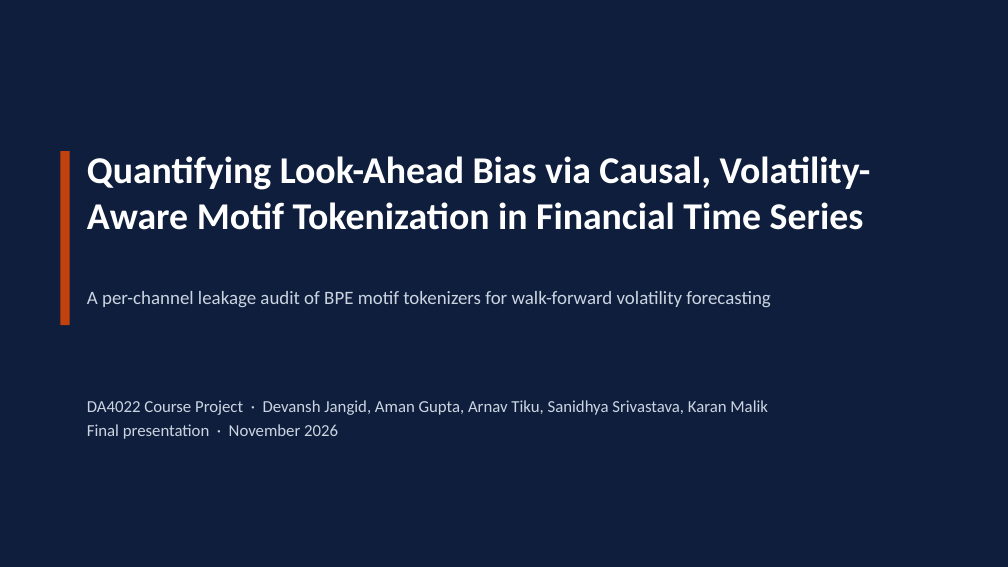
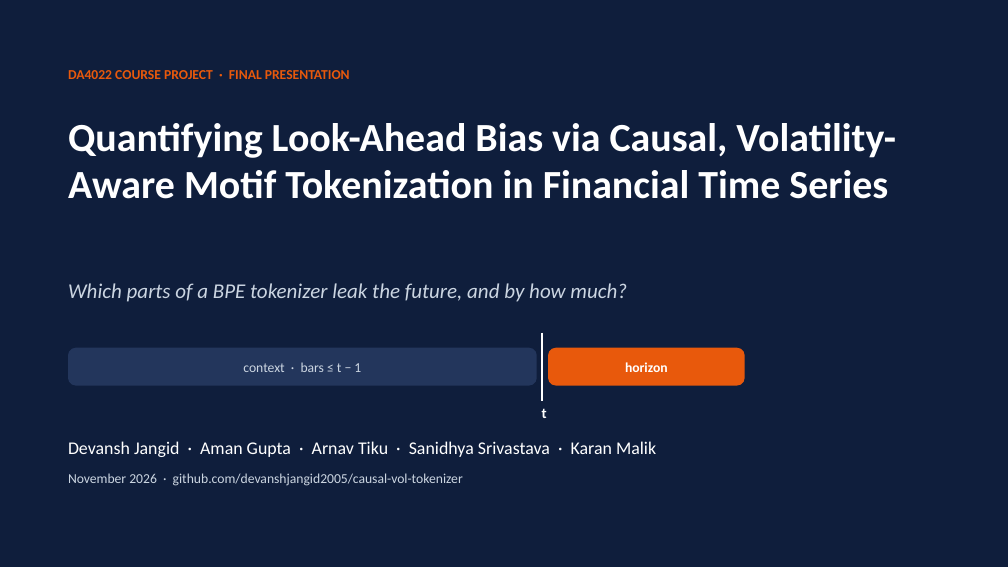
Before and after one commit to devanshjangid2005/causal-vol-tokenizer, a slide deck: slide 1 of presentation/final_presentation.pptx. Drawn at 1008x567 pixels with LibreOffice and Linux fonts; fonts in the diff are those of the drawing. Boxes give left, top, right and bottom in pixels: in the first picture for what was removed or moved away, otherwise in the second. Text is boxed around its words. In the diff, an @@ line names an element or a change of style, - is before the commit and + after.

```diff
--- a/presentation/final_presentation.pptx
+++ b/presentation/final_presentation.pptx
@@ text added at box(68, 70, 350, 79), 13 pt, text #E8590C, bold @@
+DA4022 COURSE PROJECT · FINAL PRESENTATION
@@ text "Quantifying Look-Ahead Bias via Causal, ...": place and size @@
-text "Quantifying Look-Ahead Bias via Causal, ..." at box(87, 156, 871, 230)
+text "Quantifying Look-Ahead Bias via Causal, ..." at box(68, 123, 896, 199)
@@ text "Quantifying Look-Ahead Bias via Causal, ..." at box(68, 123, 896, 199): size 36 to 38 pt; less space between paragraphs @@
@@ rectangle removed at box(60, 151, 70, 325) @@
@@ text at box(68, 283, 627, 302): text changed; size 18 to 20 pt; italic on @@
-A per-channel leakage audit of BPE motif tokenizers for walk-forward volatility forecasting
+Which parts of a BPE tokenizer leak the future, and by how much?
@@ rounded rectangle added at box(68, 348, 537, 386), fill #23365C, 13 pt, text #CBD5E1 @@
+context · bars ≤ t − 1
@@ line added from (542, 333) to (542, 401), #FFFFFF 2 pt @@
@@ rounded rectangle added at box(548, 348, 745, 386), fill #E8590C, 13 pt, text #FFFFFF, bold @@
+horizon
@@ text added at box(542, 408, 547, 418), 14 pt, text #FFFFFF, bold @@
+t
@@ text at box(68, 441, 656, 457): text changed; size 16 to 17 pt; text colour #CBD5E1 to #FFFFFF @@
-DA4022 Course Project · Devansh Jangid, Aman Gupta, Arnav Tiku, Sanidhya Srivastava, Karan Malik
-Final presentation · November 2026
+Devansh Jangid · Aman Gupta · Arnav Tiku · Sanidhya Srivastava · Karan Malik
@@ text added at box(68, 473, 463, 486), 13 pt, text #CBD5E1 @@
+November 2026 · github.com/devanshjangid2005/causal-vol-tokenizer
```
Also in this commit, not shown: 5 other slides changed, 12 slides added, 8 slides removed, 25 other files.
